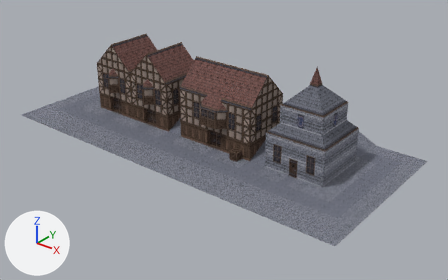
Before and after pictures for a commit that changed the Blender file files/blend/village-1.blend.
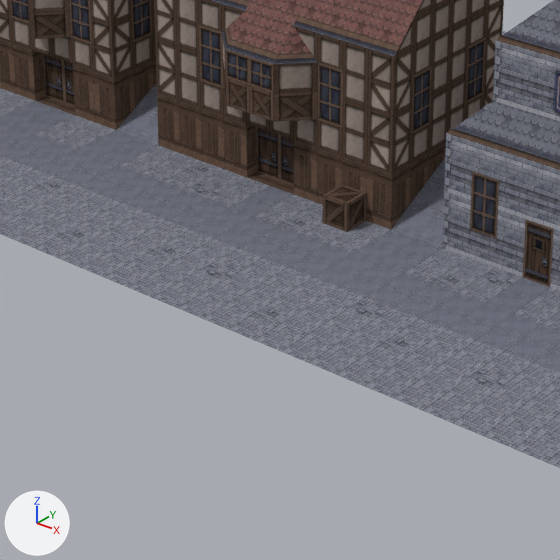
Each version appears first whole from a camera (50 mm lens) standing at (29.47, -44.65, 31.33) and looking at (-10.1, 4.82, 0.66), and next in a close-up on the part from 30% to 67% of the width and 33% to 92% of the height. Lighting does not change. The marker at lower left points along +X, +Y and +Z. The older version's two pictures come first.

Names of what the first close-up shows: 'EntityCube.Crate', 'EntityTrimesh.Business', 'EntityTrimesh.Home', 'EntityTrimesh.HomeLarge', 'EntityTrimesh.World'.
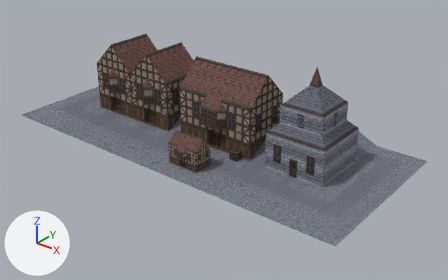
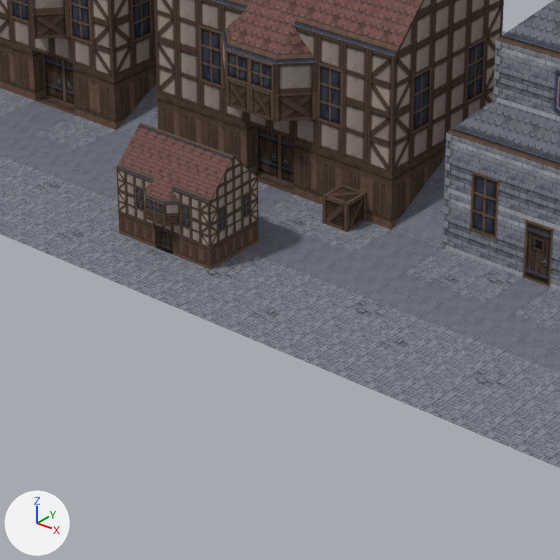
Pixel boxes [x1, y1, x2, y2] of what changed, in the close-ups (560 x 560 px):
```json
{"object": "EntityCube.Home.001", "change": "added", "after": [116, 122, 259, 270], "on screen": "brown"}
```

The change, as JSON lines over the scene's bpy script:
```json
{"op": "add", "block": "ob_entitycube_home_001", "code": ["ob_entitycube_home_001 = bpy.data.objects.new('EntityCube.Home.001', me_mesh_001.copy())  # the mesh of ob_entitytrimesh_home", "ob_entitycube_home_001.location = (-10.0, -0.93, 0.0)", "ob_entitycube_home_001.scale = (0.385, 0.385, 0.385)", "_m = ob_entitycube_home_001.modifiers.new('Triangulate', 'TRIANGULATE')", "_m = ob_entitycube_home_001.modifiers.new('Weld', 'WELD')", "_m.merge_threshold = 0.01", "_m.invert_vertex_group = True"]}
```
